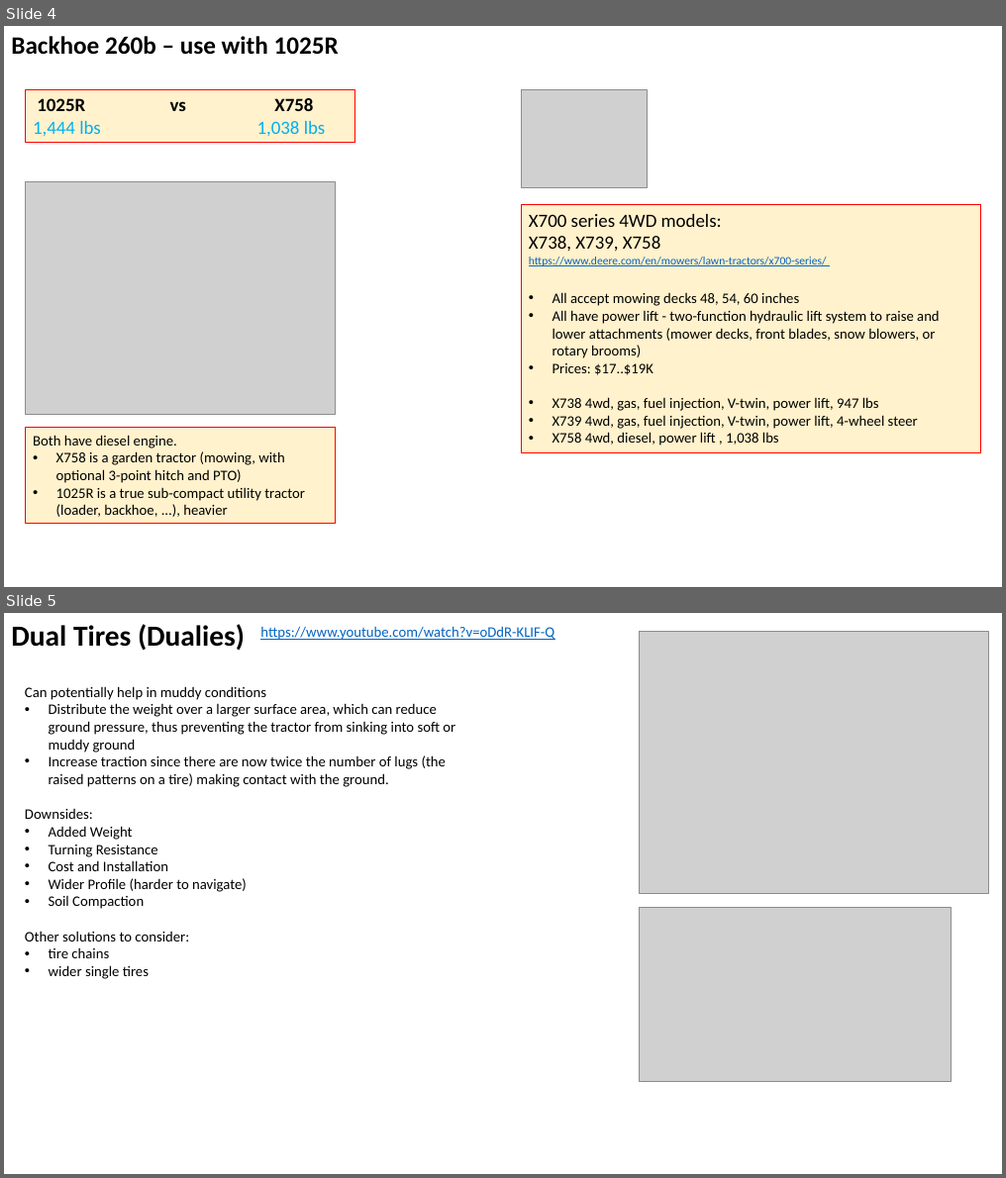
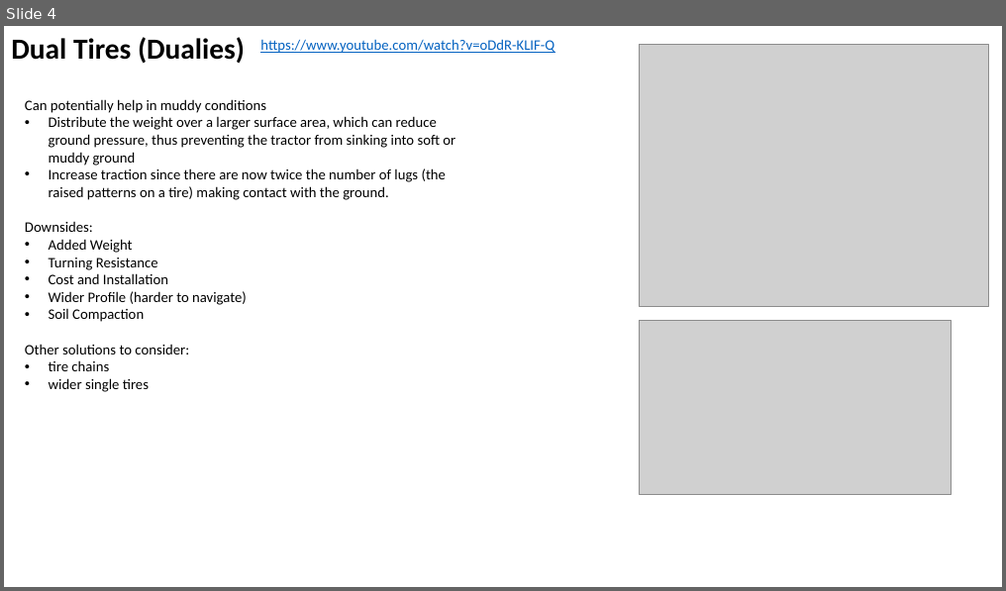
Before and after one commit to lselector/misc_farm, a slide deck: tractor_jd_1025r_X738.pptx. Shown one above the other, each under a label of ours: slides 4 and 5 before the commit, slide 4 after it. The pictures are 1006x1178 and 1006x591 pixels, drawn with LibreOffice and Linux fonts; fonts in the diff are those of the drawing; grey boxes stand for pictures. Boxes give left, top, right and bottom in pixels: in the first picture for what was removed or moved away, otherwise in the second. Text is boxed around its words. In the diff, an @@ line names an element or a change of style, - is before the commit and + after.

```diff
--- a/tractor_jd_1025r_X738.pptx
+++ b/tractor_jd_1025r_X738.pptx
@@ slide 4 removed at (x1=4, y1=26, x2=1002, y2=587), background #FFFFFF @@
@@ text removed at (x1=11, y1=36, x2=339, y2=55) @@
-Backhoe 260b – use with 1025R
@@ rectangle removed at (x1=26, y1=89, x2=355, y2=143) @@
-1025R vs X758
-1,444 lbs 1,038 lbs
@@ picture removed at (x1=522, y1=89, x2=647, y2=187) @@
@@ picture removed at (x1=26, y1=182, x2=336, y2=414) @@
@@ rectangle removed at (x1=522, y1=205, x2=981, y2=454) @@
-X700 series 4WD models:
-X738, X739, X758
-https://www.deere.com/en/mowers/lawn-tractors/x700-series/
-• All accept mowing decks 48, 54, 60 inches
-• All have power lift - two-function hydraulic lift system to raise and lower attachments (mower decks, front blades, snow blowers, or rotary brooms)
-• Prices: $17..$19K
-• X738 4wd, gas, fuel injection, V-twin, power lift, 947 lbs
-• X739 4wd, gas, fuel injection, V-twin, power lift, 4-wheel steer
-• X758 4wd, diesel, power lift , 1,038 lbs
@@ rectangle removed at (x1=26, y1=428, x2=336, y2=524) @@
-Both have diesel engine.
-• X758 is a garden tractor (mowing, with optional 3-point hitch and PTO)
-• 1025R is a true sub-compact utility tractor (loader, backhoe, ...), heavier
@@ what was slide 5 is now slide 4 @@
```
Also in this commit, not shown: 2 slides changed, 1 other file.
